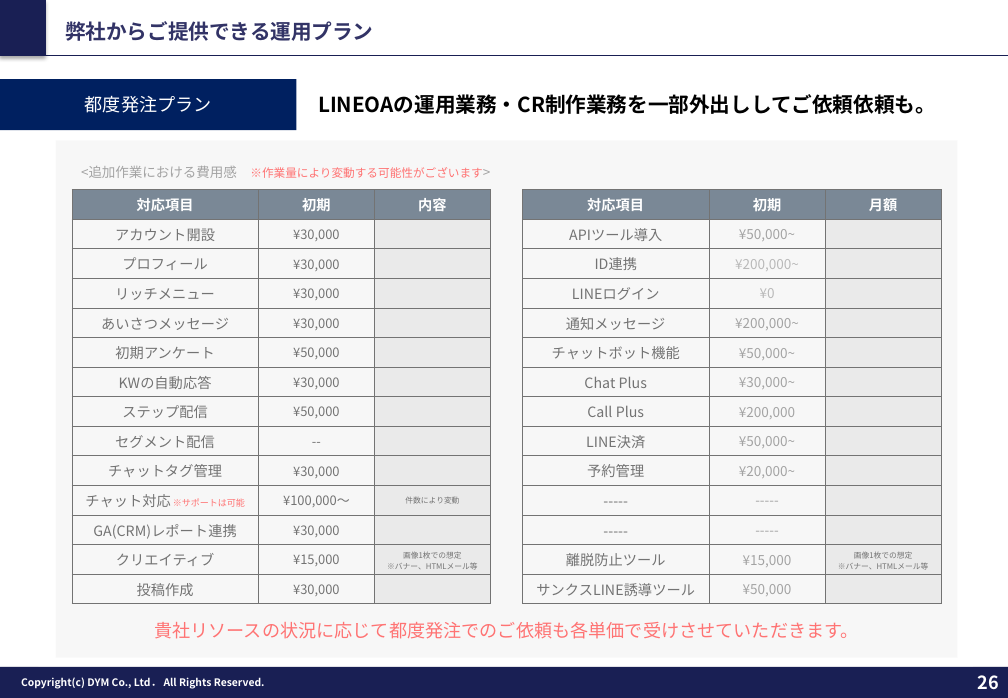
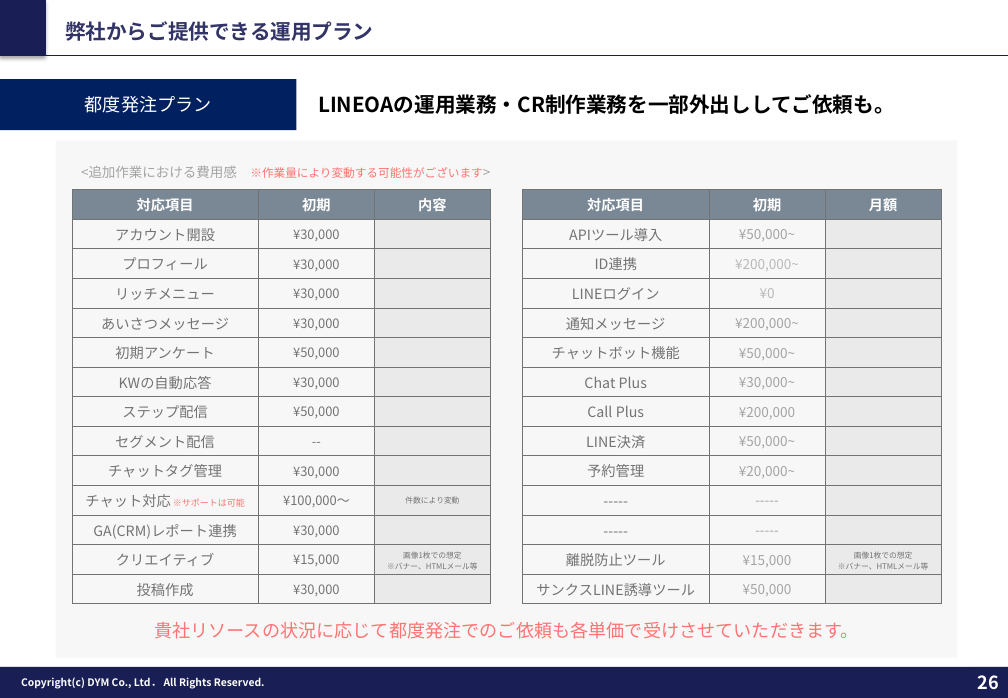
Before and after one commit to tonomura-r-dev/folder, a slide deck: slide 26 of 202610_株式会社あらうち御中_LINE公式アカウント運用のご提案_v9.pptx. Drawn at 1008x698 pixels with LibreOffice and Linux fonts; fonts in the diff are those of the drawing; background and template pictures are left out. Boxes give left, top, right and bottom in pixels: in the first picture for what was removed or moved away, otherwise in the second. Text is boxed around its words. In the diff, an @@ line names an element or a change of style, - is before the commit and + after.

```diff
--- a/202610_株式会社あらうち御中_LINE公式アカウント運用のご提案_v9.pptx
+++ b/202610_株式会社あらうち御中_LINE公式アカウント運用のご提案_v9.pptx
@@ text at (x1=318, y1=94, x2=895, y2=114): text changed @@
-LINEOAの運用業務・CR制作業務を一部外出ししてご依頼依頼も。
+LINEOAの運用業務・CR制作業務を一部外出ししてご依頼も。
```
Also in this commit, not shown: 3 other slides changed, 2 other files.
